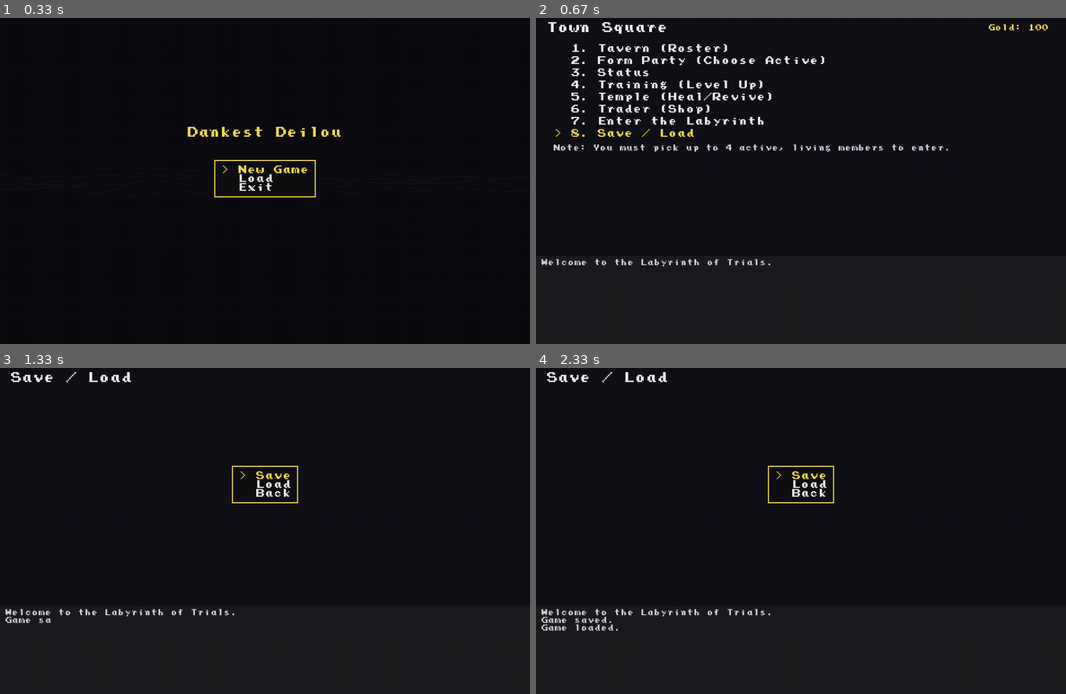
Above: before the commit, frames 1-4 (two rows, left to right).
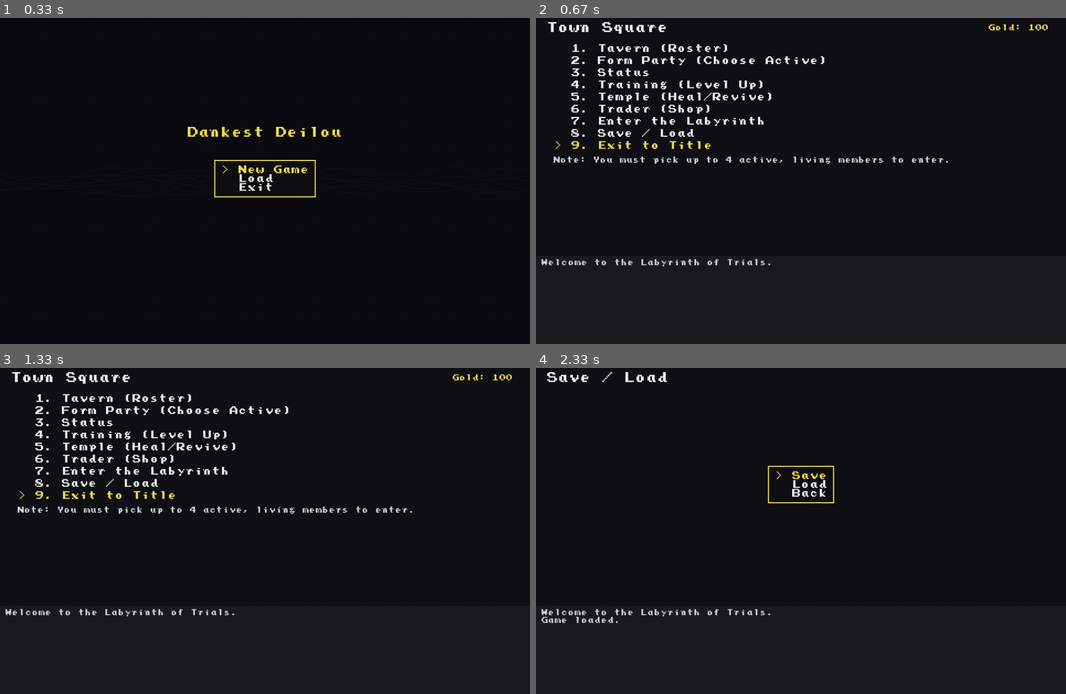
Above: after the commit, the same moments.

Repository: rodriguezric/dankest-deilou
Game: pygame game, started from main.py
Same seed, same stepped clock (60 frames per second), same inputs: the game is played once before the commit and once after it.
Inputs:
- Up to frame 1 (0.33 s): no input
- Up to frame 2 (0.67 s): hold Enter from 0.33 s (still down); hold Up from 0.33 s (still down)
- Up to frame 3 (1.33 s): release Enter at 0.8 s; release Up at 0.8 s; tap Enter at 0.88 s; hold Enter from 1.22 s (still down); hold Up from 1.22 s (still down); tap J at 1.28 s
- Up to frame 4 (2.33 s): tap 8 at 1.37 s; tap J at 1.58 s; release Enter at 1.68 s; release Up at 1.68 s; type "ann" at 1.77 s; tap Enter at 2.1 s; hold Up from 2.32 s (still down)

Frame 1 is identical in both runs. In frame 2, 1.4% of the frame differs, in the area x 3-78%, y 33-45%; in frame 3, 3.9%, in the area x 1-97%, y 1-79%; in frame 4, 0.2%.

Commit message:
town_improvements

Diff:
--- a/main.py
+++ b/main.py
@@ -1046,6 +1046,7 @@
             "Trader (Shop)",
             "Enter the Labyrinth",
             "Save / Load",
+            "Exit to Title",
         ]
         y = 56
         for i, opt in enumerate(options):
@@ -1057,12 +1058,12 @@
     def town_input(self, event):
         if event.type == pygame.KEYDOWN:
             if event.key in (pygame.K_UP, pygame.K_k):
-                self.menu_index = (self.menu_index - 1) % 8
+                self.menu_index = (self.menu_index - 1) % 9
             elif event.key in (pygame.K_DOWN, pygame.K_j):
-                self.menu_index = (self.menu_index + 1) % 8
+                self.menu_index = (self.menu_index + 1) % 9
             elif event.key in (pygame.K_RETURN, pygame.K_SPACE):
                 self.select_town_option(self.menu_index)
-            elif pygame.K_1 <= event.key <= pygame.K_8:
+            elif pygame.K_1 <= event.key <= pygame.K_9:
                 self.select_town_option(event.key - pygame.K_1)
 
     def select_town_option(self, ix):
@@ -1095,6 +1096,10 @@
                 self.log.add("You descend into the Labyrinth...")
         elif ix == 7:
             self.mode = MODE_SAVELOAD
+        elif ix == 8:
+            # Exit to title screen
+            self.title_index = 0
+            self.mode = MODE_TITLE
 
     # --------------- Party / Tavern ---------------
     def draw_party(self):
--- /dev/null
+++ b/scripts/smoke_town_exit.py
@@ -0,0 +1,32 @@
+import os
+os.environ.setdefault('SDL_VIDEODRIVER', 'dummy')
+
+import pygame
+
+
+def main():
+    import importlib.util
+    spec = importlib.util.spec_from_file_location('game', 'main.py')
+    mod = importlib.util.module_from_spec(spec)
+    spec.loader.exec_module(mod)
+
+    pygame.display.init()
+
+    g = mod.Game()
+    assert g.mode == mod.MODE_TITLE, f"start mode: {g.mode}"
+
+    # Select New Game
+    g.title_input(pygame.event.Event(pygame.KEYDOWN, key=pygame.K_RETURN))
+    assert g.mode == mod.MODE_TOWN, f"after New Game: {g.mode}"
+
+    # Move to last option (Exit to Title) and activate
+    for _ in range(8):
+        g.town_input(pygame.event.Event(pygame.KEYDOWN, key=pygame.K_DOWN))
+    g.town_input(pygame.event.Event(pygame.KEYDOWN, key=pygame.K_RETURN))
+
+    assert g.mode == mod.MODE_TITLE, f"after Exit to Title: {g.mode}"
+    print('OK: Town Exit to Title works')
+
+
+if __name__ == '__main__':
+    main()
